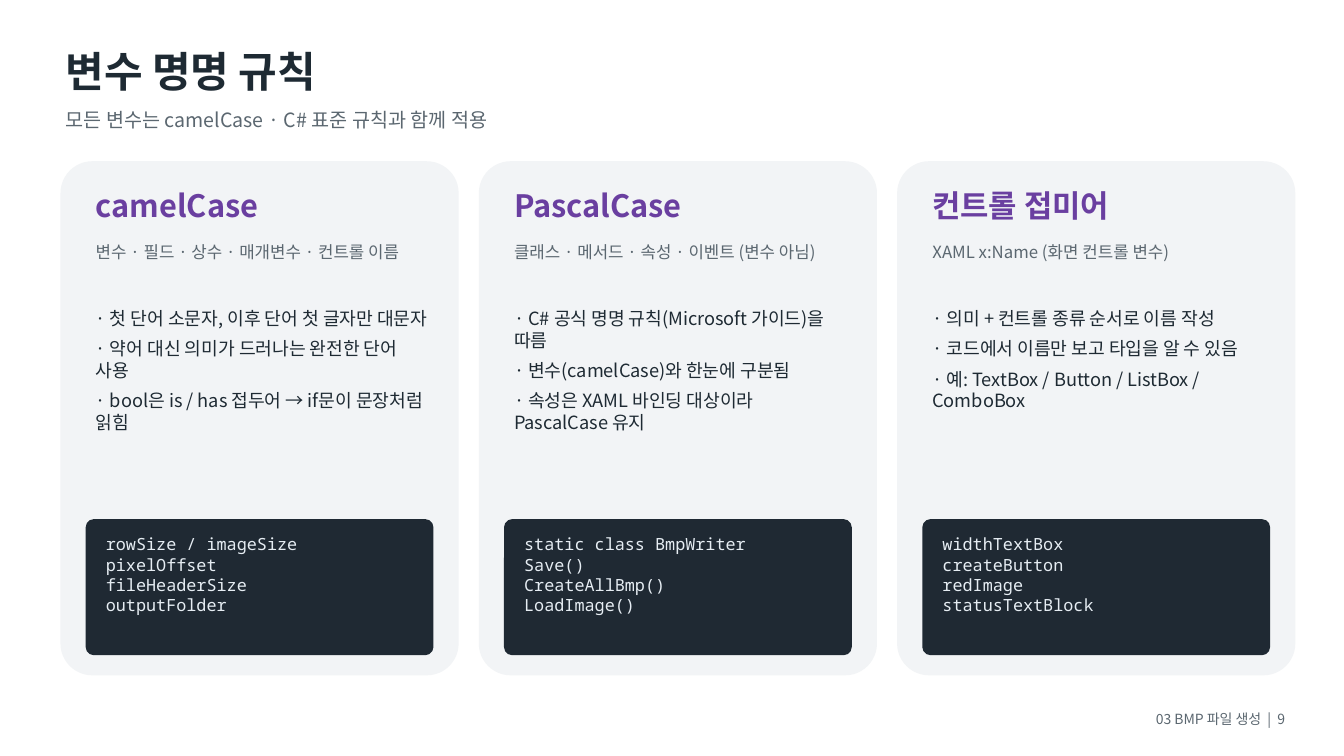
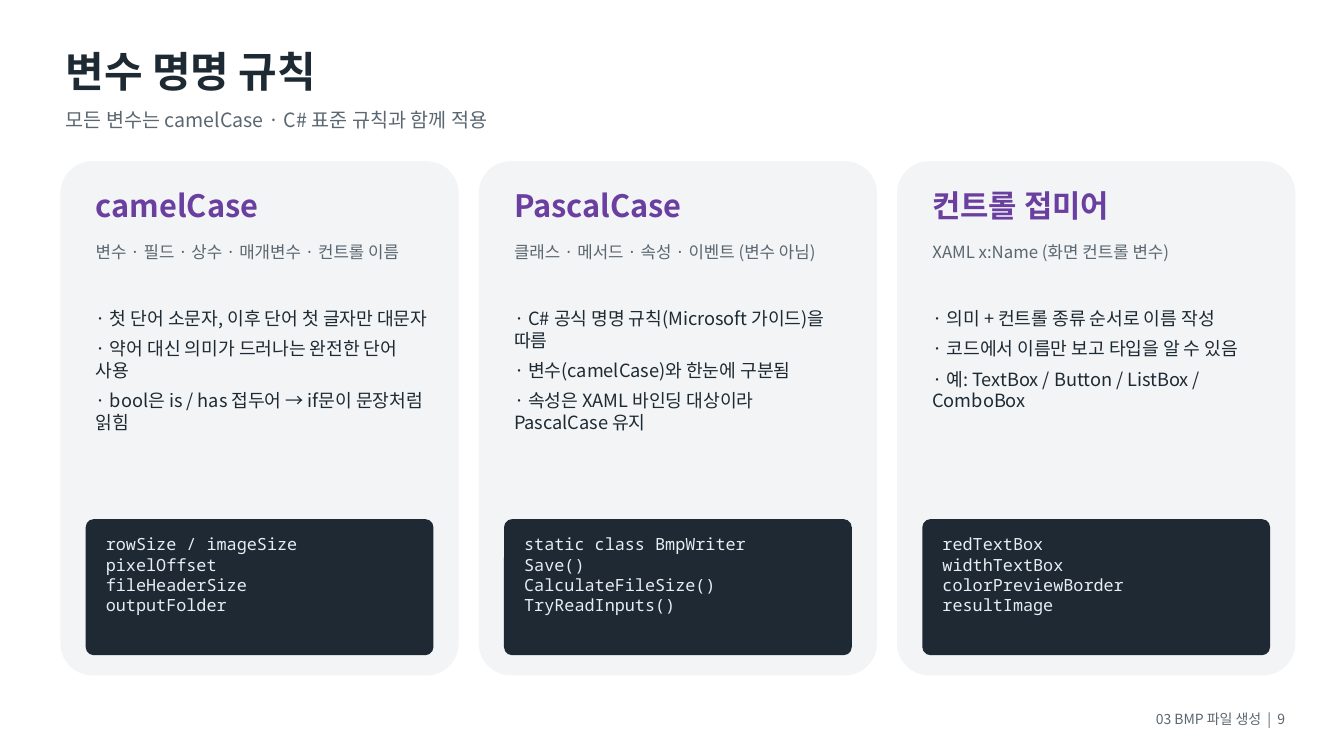
Before and after one commit to ehddnjs198/Seminar, a slide deck: slide 9 of PPT/03_BMP파일생성.pptx. Drawn at 1344x756 pixels with LibreOffice and Linux fonts; fonts in the diff are those of the drawing. Boxes give left, top, right and bottom in pixels: in the first picture for what was removed or moved away, otherwise in the second. Text is boxed around its words. In the diff, an @@ line names an element or a change of style, - is before the commit and + after.

```diff
--- a/PPT/03_BMP파일생성.pptx
+++ b/PPT/03_BMP파일생성.pptx
@@ text at (524, 537, 746, 615): text changed @@
-static class BmpWriter
-Save()
-CreateAllBmp()
-LoadImage()
+static class BmpWriter
+Save()
+CalculateFileSize()
+TryReadInputs()
@@ text at (942, 537, 1123, 615): text changed @@
-widthTextBox
-createButton
-redImage
-statusTextBlock
+redTextBox
+widthTextBox
+colorPreviewBorder
+resultImage
```
Also in this commit, not shown: 8 other slides changed, 2 slides added, 1 slide removed, 4 other files.
